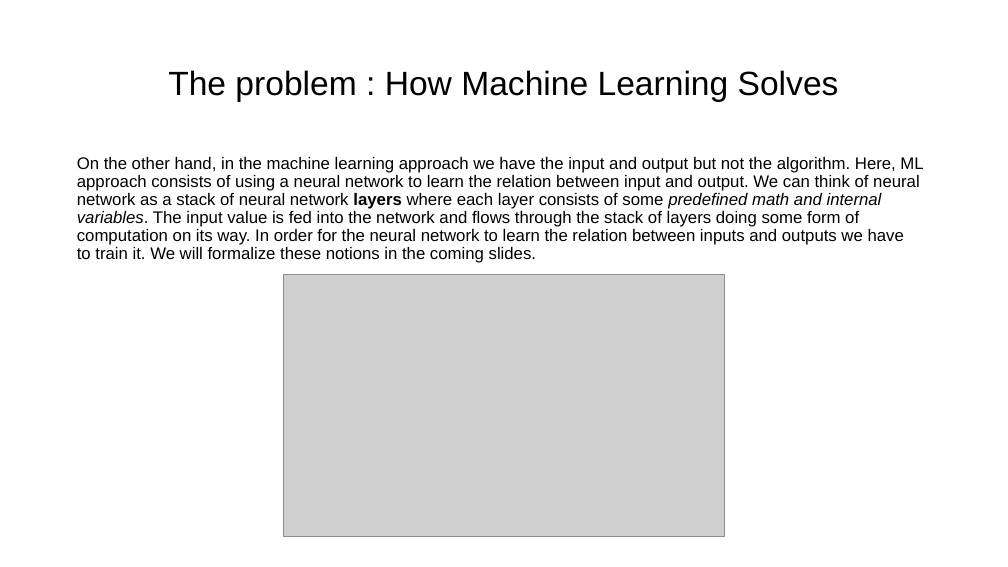
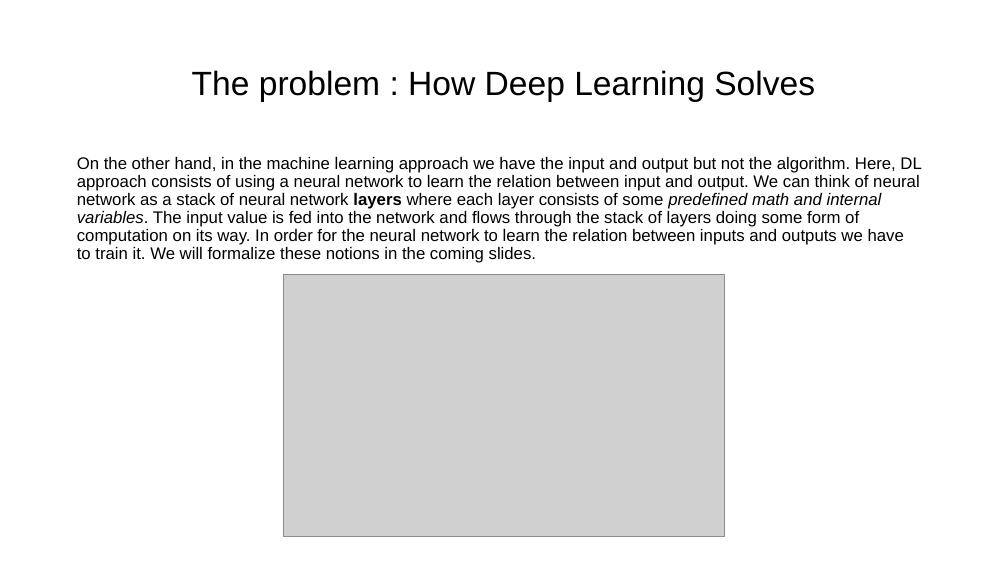
Before and after one commit to dia1128/AIandDataScienceWorkshopwithPython, a slide deck: slide 4 of Week10/Day1/1 - Intro to Deep Learning.pptx. Drawn at 1008x567 pixels with LibreOffice and Linux fonts; fonts in the diff are those of the drawing; grey boxes stand for pictures. Boxes give left, top, right and bottom in pixels: in the first picture for what was removed or moved away, otherwise in the second. Text is boxed around its words. In the diff, an @@ line names an element or a change of style, - is before the commit and + after.

```diff
--- a/Week10/Day1/1 - Intro to Deep Learning.pptx
+++ b/Week10/Day1/1 - Intro to Deep Learning.pptx
@@ title at (x1=192, y1=70, x2=815, y2=102): text changed @@
-The problem : How Machine Learning Solves
+The problem : How Deep Learning Solves
@@ text at (x1=77, y1=157, x2=921, y2=263): text changed @@
-On the other hand, in the machine learning approach we have the input and output but not the algorithm. Here, ML approach consists of using a neural network to learn the relation between input and output. We can think of neural network as a stack of neural network layers where each layer consists of some predefined math and internal variables. The input value is fed into the network and flows through the stack of layers doing some form of computation on its way. In order for the neural network to learn the relation between inputs and outputs we have to train it. We will formalize these notions in the coming slides.
+On the other hand, in the machine learning approach we have the input and output but not the algorithm. Here, DL approach consists of using a neural network to learn the relation between input and output. We can think of neural network as a stack of neural network layers where each layer consists of some predefined math and internal variables. The input value is fed into the network and flows through the stack of layers doing some form of computation on its way. In order for the neural network to learn the relation between inputs and outputs we have to train it. We will formalize these notions in the coming slides.
```
Also in this commit, not shown: 1 other slide changed, 7 other files.
